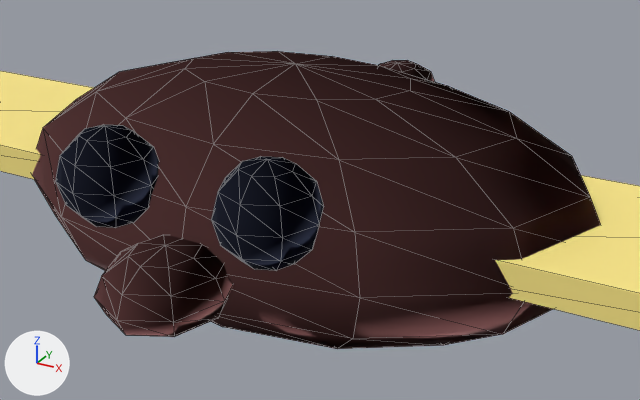
The glTF model demos/space-buddies/assets/models/enemy_flyer.glb as it was, and as the next commit left it.
Before and after are seen from a 50 mm lens placed at (0.837, -1.424, 0.694), pointed at (0.038, 0.027, -0.032). Arrows for +X, +Y and +Z are at lower left; the lights stay in place. The picture after the commit comes second. Mesh edges are drawn as thin lines. Where no turn or scale is listed for an object, it has been applied to the vertices. Vertices at exactly the same position are counted once.

Names of what the first picture shows: 'FlyerBody', 'FlyerEye', 'FlyerWings'.
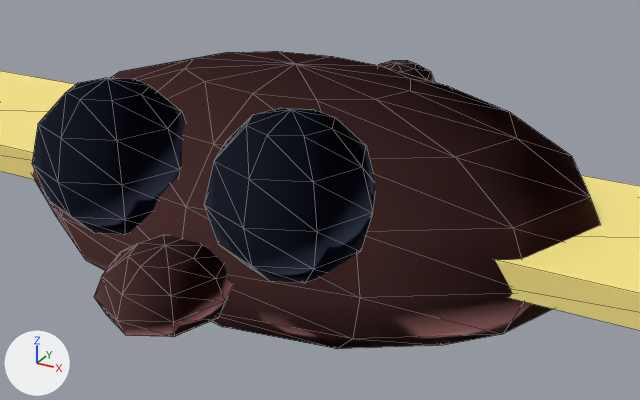
The change, as JSON lines over the scene's bpy script:
```json
{"block": "me_mesh_2", "where": "# used by ob_flyereye; location = (0.0, 0.0, 0.0)"}
{"op": "remove", "block": "me_mesh_2", "code": "me_mesh_2.from_pydata(...)  # 84 vertices, 160 faces; spans x -0.25..0.25, y -0.45..-0.27, z 0.03..0.21"}
{"op": "add", "block": "me_mesh_2", "code": "me_mesh_2.from_pydata(...)  # 84 vertices, 160 faces; spans x -0.32..0.32, y -0.46..-0.18, z 0.0..0.28"}
{"block": "me_mesh_2", "change": "me_mesh_2 part 1: the loose piece of 42 vertices spanning x 0.07..0.25, y -0.45..-0.27, z 0.03..0.21 is scaled about its middle by 1.56, then moved by (0.02, 0.04, 0.02)"}
{"block": "me_mesh_2", "change": "me_mesh_2 part 2: the loose piece of 42 vertices spanning x -0.25..-0.07, y -0.45..-0.27, z 0.03..0.21 is scaled about its middle by 1.56, then moved by (-0.02, 0.04, 0.02)"}
```

Boxes [x1, y1, x2, y2] around the edits, measured in the pictures (640 x 400 px; the box of a moved part takes in the faces that stretch with it):
```json
{"object": "FlyerEye", "change": "reshaped", "before": [55, 125, 324, 271], "after": [32, 78, 375, 283], "on screen": "27% wider, 40% taller"}
{"part": 1, "of": "me_mesh_2", "change": "moved or reshaped", "before": [211, 156, 324, 271], "after": [204, 108, 375, 283]}
{"part": 2, "of": "me_mesh_2", "change": "moved or reshaped", "before": [55, 125, 159, 228], "after": [32, 78, 185, 235]}
```
